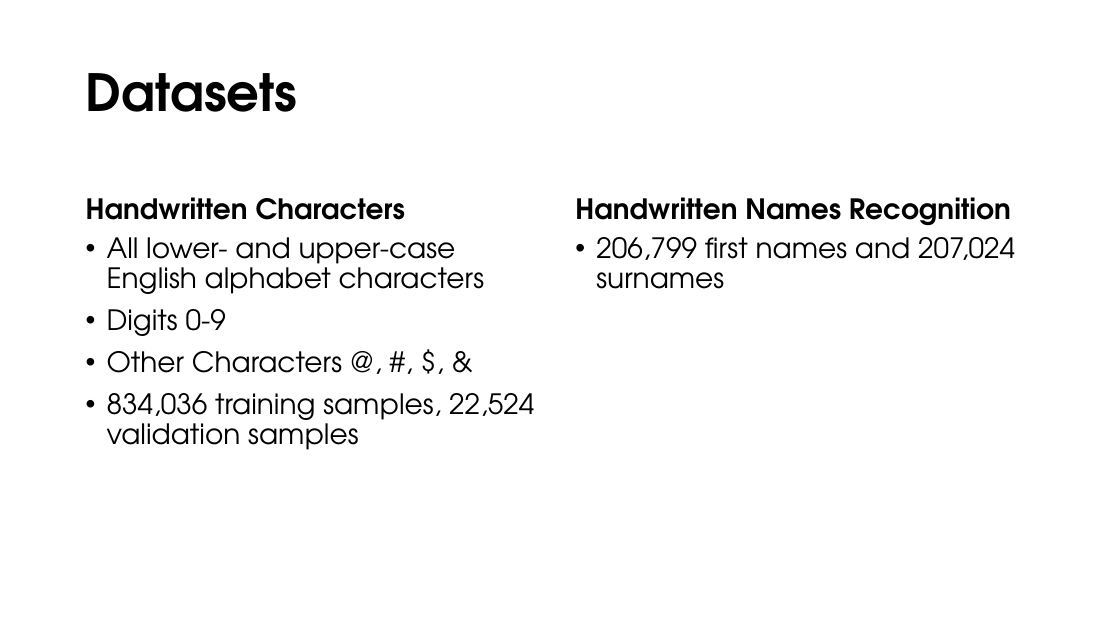
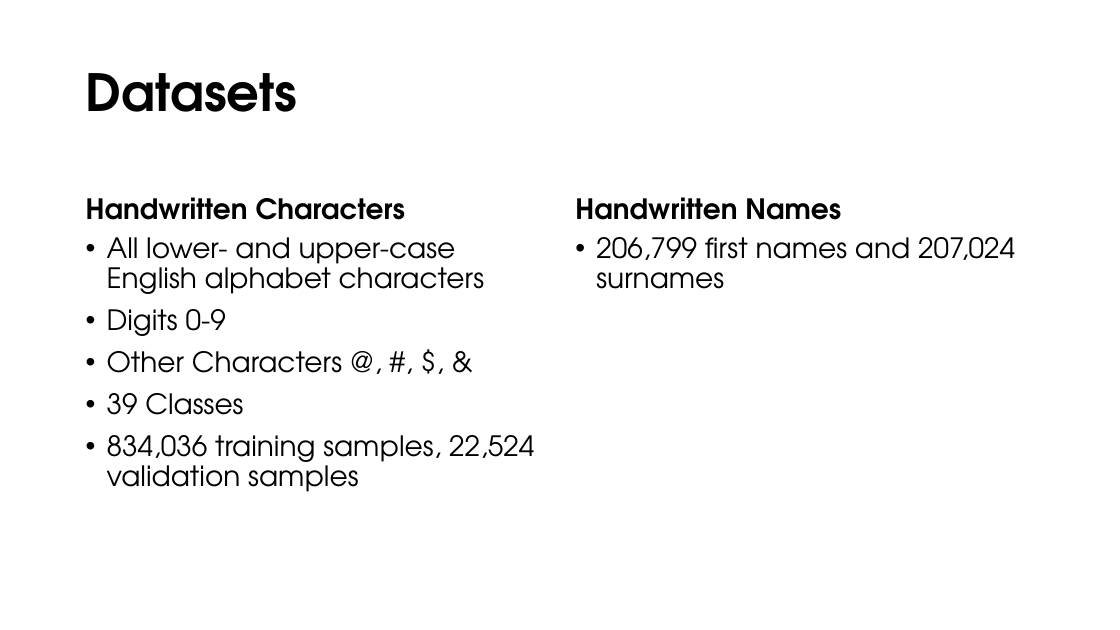
Before and after one commit to edejesus196/handwritten_names_recognition, a slide deck: slide 5 of presentation/MVP presentation.pptx. Drawn at 1120x630 pixels with LibreOffice and Linux fonts; fonts in the diff are those of the drawing. Boxes give left, top, right and bottom in pixels: in the first picture for what was removed or moved away, otherwise in the second. Text is boxed around its words. In the diff, an @@ line names an element or a change of style, - is before the commit and + after.

Commit message:
updated presentation

```diff
--- a/presentation/MVP presentation.pptx
+++ b/presentation/MVP presentation.pptx
@@ text at box(575, 197, 841, 220): text changed @@
-Handwritten Names Recognition
+Handwritten Names
@@ text at box(107, 393, 243, 415): paragraph added @@
+• 39 Classes
```
Also in this commit, not shown: 2 other slides changed.
